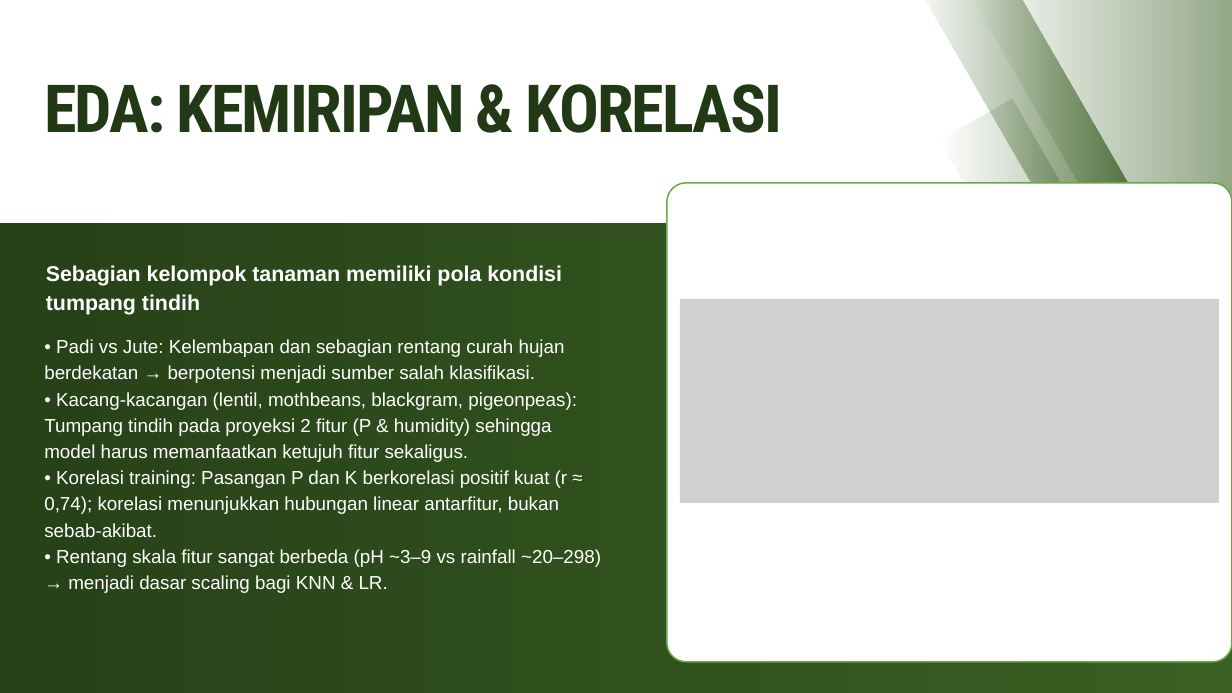
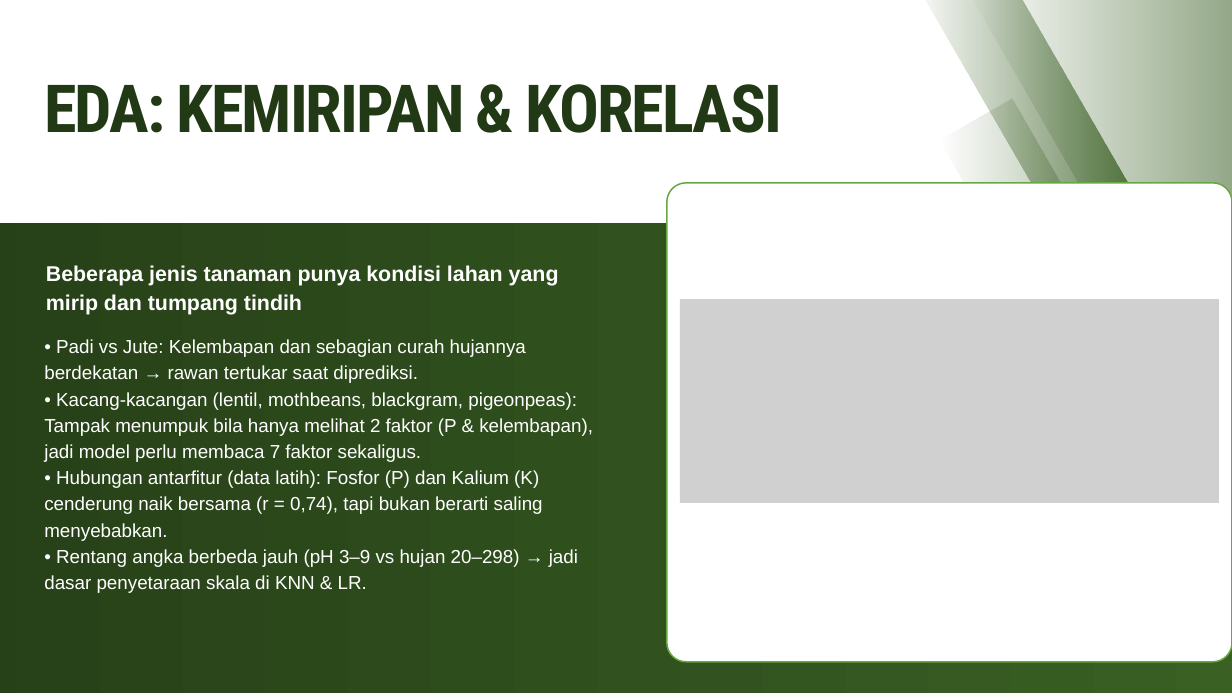
Before and after one commit to mikhailazka-dotcom/ML2026_TEK1302_Kelompok7_TunasMatch, a slide deck: slide 8 of presentation/Laporan_Proyek_Tanaman.pptx. Drawn at 1232x693 pixels with LibreOffice and Linux fonts; fonts in the diff are those of the drawing; grey boxes stand for pictures. Boxes give left, top, right and bottom in pixels: in the first picture for what was removed or moved away, otherwise in the second. Text is boxed around its words. In the diff, an @@ line names an element or a change of style, - is before the commit and + after.

```diff
--- a/presentation/Laporan_Proyek_Tanaman.pptx
+++ b/presentation/Laporan_Proyek_Tanaman.pptx
@@ text at <box>46,265,559,315</box>: text changed @@
-Sebagian kelompok tanaman memiliki pola kondisi tumpang tindih
+Beberapa jenis tanaman punya kondisi lahan yang mirip dan tumpang tindih
@@ text at <box>44,339,593,593</box>: text changed @@
-• Padi vs Jute: Kelembapan dan sebagian rentang curah hujan berdekatan → berpotensi menjadi sumber salah klasifikasi.
-• Kacang-kacangan (lentil, mothbeans, blackgram, pigeonpeas): Tumpang tindih pada proyeksi 2 fitur (P & humidity) sehingga model harus memanfaatkan ketujuh fitur sekaligus.
-• Korelasi training: Pasangan P dan K berkorelasi positif kuat (r ≈ 0,74); korelasi menunjukkan hubungan linear antarfitur, bukan sebab-akibat.
-• Rentang skala fitur sangat berbeda (pH ~3–9 vs rainfall ~20–298) → menjadi dasar scaling bagi KNN & LR.
+• Padi vs Jute: Kelembapan dan sebagian curah hujannya berdekatan → rawan tertukar saat diprediksi.
+• Kacang-kacangan (lentil, mothbeans, blackgram, pigeonpeas): Tampak menumpuk bila hanya melihat 2 faktor (P & kelembapan), jadi model perlu membaca 7 faktor sekaligus.
+• Hubungan antarfitur (data latih): Fosfor (P) dan Kalium (K) cenderung naik bersama (r = 0,74), tapi bukan berarti saling menyebabkan.
+• Rentang angka berbeda jauh (pH 3–9 vs hujan 20–298) → jadi dasar penyetaraan skala di KNN & LR.
```
Also in this commit, not shown: 16 other slides changed, 5 other files.
